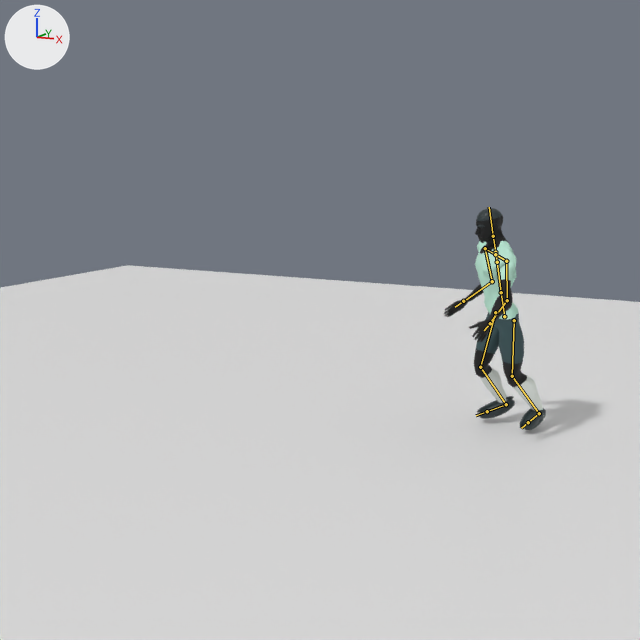
Two versions of the Blender file assets/characters/striker-mocap.blend, one commit apart.
Camera for both pictures: the file's camera 'Studio Camera'. The lights are fixed; the arrows at upper left show +X, +Y and +Z. The first picture is the older version. Both versions are drawn at frame 73 of the action 'CMU_10_01_Runup_Kick_Recovery'; the numbers are the values there. The bones that bend it are drawn over the model as lines.

In view in the first picture: 'Studio Ground', 'SuperHero_Male'.
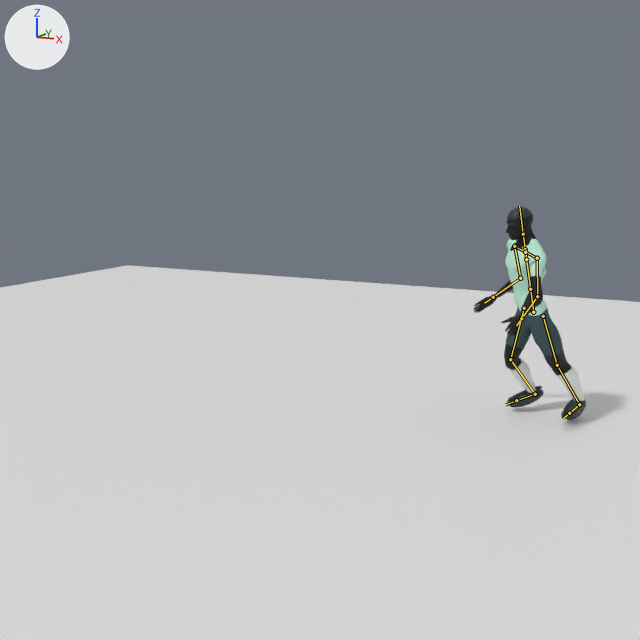
Pixel boxes (x1, y1, x2, y2) of what changed, in the pictures (640 x 640 px):
'SuperHero_Male', posed (11% wider): before (444, 208, 546, 430); after (473, 207, 586, 420)
bone 'pelvis', root to tip: before (504, 316) to (501, 292); after (533, 312) to (530, 289)
bone 'thigh.L', root to tip: before (495, 312) to (480, 367); after (524, 308) to (510, 359)
bone 'shin.L', root to tip: before (480, 367) to (506, 404); after (510, 359) to (535, 394)
bone 'thigh.R', root to tip: before (514, 320) to (512, 376); after (543, 316) to (557, 365)
bone 'shin.R', root to tip: before (512, 376) to (539, 413); after (557, 365) to (579, 404)
bone 'foot.R', root to tip: before (539, 413) to (528, 422); after (579, 404) to (569, 413)

Edits to the bpy script that builds the scene:
```text
Change bone_pelvis:
    where bone_pelvis = bpy.data.objects['StrikerRig'].pose.bones['pelvis']  # child of 'root'
    bone_pelvis.location: (0.928, 0.284, 0.868) -> (1.054, 0.624, 0.86)
Change bone_thigh_l:
    where bone_thigh_l = bpy.data.objects['StrikerRig'].pose.bones['thigh.L']  # child of 'pelvis'
    bone_thigh_l.rotation_quaternion: (0.87, -0.242, -0.422, 0.08) -> (0.881, -0.168, -0.426, 0.114)  # degrees (-43, -44, 29) -> degrees (-34, -45, 29)
Change bone_shin_l:
    where bone_shin_l = bpy.data.objects['StrikerRig'].pose.bones['shin.L']  # child of 'thigh.L'
    bone_shin_l.rotation_quaternion: (0.867, 0.382, 0.204, -0.244) -> (0.886, 0.332, 0.191, -0.261)  # degrees (42, 33, -19) -> degrees (35, 31, -23)
Change bone_thigh_r:
    where bone_thigh_r = bpy.data.objects['StrikerRig'].pose.bones['thigh.R']  # child of 'pelvis'
    bone_thigh_r.rotation_quaternion: (0.93, -0.093, -0.355, 0.032) -> (0.962, 0.061, -0.264, -0.037)  # degrees (-15, -41, 10) -> degrees (9, -30, -7)
Change bone_shin_r:
    where bone_shin_r = bpy.data.objects['StrikerRig'].pose.bones['shin.R']  # child of 'thigh.R'
    bone_shin_r.rotation_quaternion: (0.937, 0.271, 0.146, -0.167) -> (0.992, 0.11, 0.048, -0.043)  # degrees (30, 21, -15) -> degrees (12, 6, -4)
Change bone_foot_r:
    where bone_foot_r = bpy.data.objects['StrikerRig'].pose.bones['foot.R']  # child of 'shin.R'
    bone_foot_r.rotation_quaternion: (0.565, -0.153, -0.793, 0.17) -> (0.576, -0.117, -0.796, 0.147)  # degrees (56, -122, -54) -> degrees (52, -118, -49)
```
